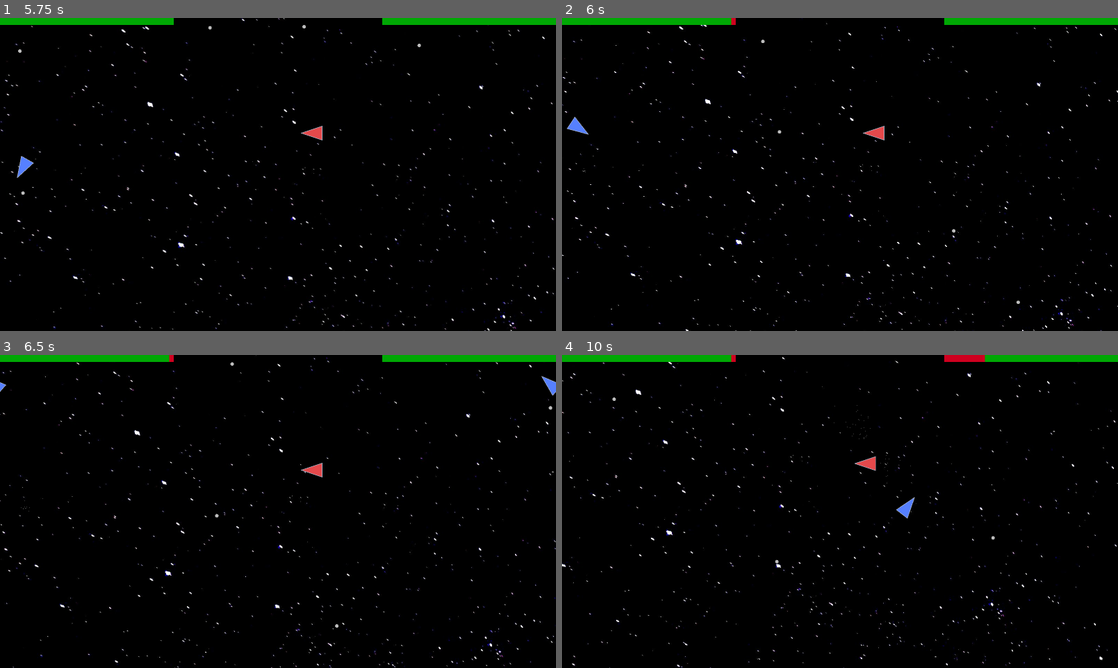
Above: before the commit, frames 1-4 (two rows, left to right).
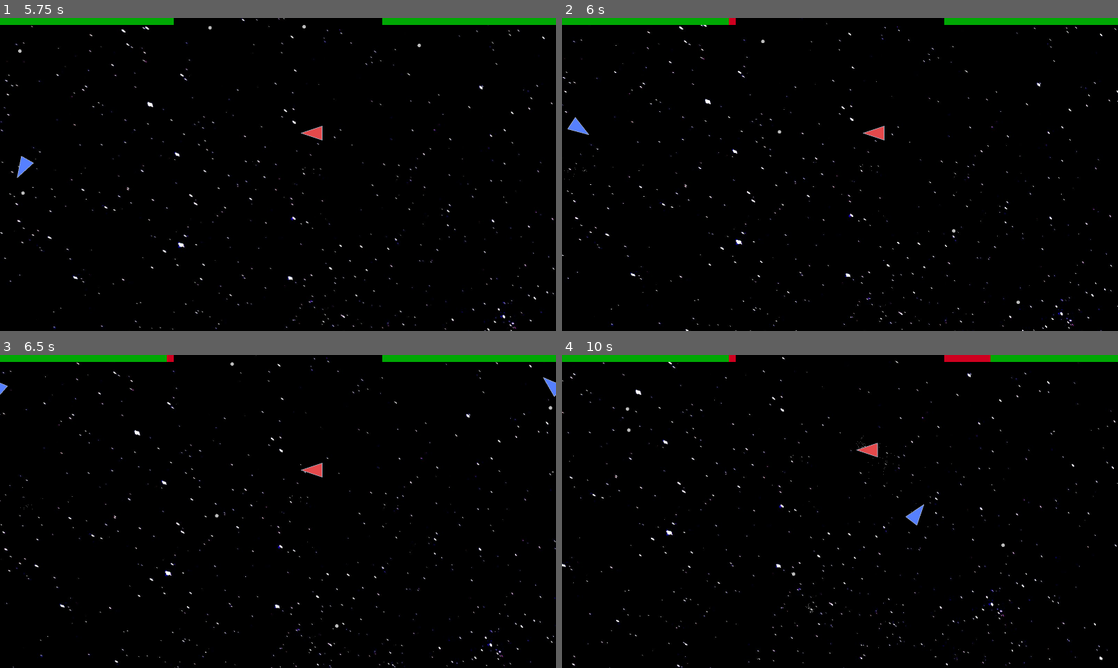
Above: after the commit, the same moments.

Repository: Spontan/AsteroidsBattle
Game: Godot game, scene res://main.tscn
Same seed, same stepped clock (60 frames per second), same inputs: the game is played once before the commit and once after it.
Inputs:
- Up to frame 1 (5.75 s): click "Play" at 0.5 s; hold D 1.28-2.03 s; tap Space at 1.52, 2.27, 3.77, 4.52, 5.27 s; hold A 2.03-2.78 s; hold D 2.78-3.53 s; hold W 3.53-4.28 s; hold A from 4.28 s (still down)
- Up to frame 2 (6 s): keep holding A
- Up to frame 3 (6.5 s): keep holding A
- Up to frame 4 (10 s): release A at 6.53 s; hold D 6.53-7.28 s; tap Space at 6.77, 7.52, 8.27, 9.77 s; hold W 7.28-8.03 s; hold D 8.03-8.78 s; hold A from 8.78 s (still down)

Frame 1 is identical in both runs. In frame 2, less than 0.1% of the frame differs, in the area x 0-31%, y 0-52%; in frame 3, less than 0.1%; in frame 4, 0.5%, in the area x 9-80%, y 0-83%.

Commit message:
Refactored collision logic to use same base class

Diff:
--- a/Bullet.gd
+++ b/Bullet.gd
@@ -1,18 +1,16 @@
-class_name Bullet extends StaticBody2D
+class_name Bullet extends Collidable
 
-var velocity = Vector2.ZERO
 var distanceTraveled = 0
 var delete = false
-const BASE_DAMAGE = 5
-const BASE_SPEED = 600
-const WEIGHT = 0.1
 
 
 # Called when the node enters the scene tree for the first time.
 func _ready():
-	set_collision_layer_value(1, false)
+	pass
 
 func _init(position, velocity):
+	super._init(5, 0.1, 0.5, 0.1, )
+
 	var bulletCollision = CollisionShape2D.new()
 	var collisionShape = CircleShape2D.new()
 	collisionShape.radius = 5.0
@@ -27,7 +25,6 @@
 	position.x += velocity.x*delta
 	position.y += velocity.y*delta
 	distanceTraveled = (velocity.x+velocity.y)*delta
-	set_collision_layer_value(1, true)
 
 	var screenRect = get_viewport_rect().size
 	if  position.x < 0:
@@ -43,23 +40,3 @@
 
 func _draw():
 	draw_circle(Vector2(0.0, 0.0), 5.0, Color.GRAY)
-
-func collide(collisionVector, _collisionImpact, surfaceNormal, collisionPoint):
-	var collisionShallowness = collisionVector.dot(surfaceNormal)
-
-	# check if bullet should be reflected
-	if collisionShallowness/collisionVector.length() > 0.4:
-			queue_free()
-	else:
-		velocity = 0.5*(velocity + collisionShallowness*surfaceNormal)
-
-func doMovement(movementVector):
-	var collisionInfo = move_and_collide(movementVector)
-	if collisionInfo:
-		var collider = collisionInfo.get_collider()
-		var collisionVector = velocity - collider.velocity
-		var surfaceNormal = collisionInfo.get_normal()
-		var collisionPoint = collisionInfo.get_position()
-		collider.collide(collisionVector, WEIGHT, -surfaceNormal, collisionPoint)
-		collide(-collisionVector, collider.WEIGHT, surfaceNormal, collisionPoint)
-		doMovement(0.5*collisionInfo.get_remainder().bounce(surfaceNormal))
--- a/Collidable.gd
+++ b/Collidable.gd
@@ -1,11 +1,85 @@
-class_name Collidable extends Node2D
+class_name Collidable extends StaticBody2D
 
+var health = 100
+var WEIGHT = 1.0
+var ELASTICITY = 0.5
+var DAMAGE_DEALT_BASE = 1
+var DAMAGE_DEALT_MULTIPLIER = 1
+var DAMAGE_TAKEN_BASE = 1
+var DAMAGE_TAKEN_MULTIPLIER = 1
+var velocity = Vector2.ZERO
 
 # Called when the node enters the scene tree for the first time.
 func _ready():
 	pass # Replace with function body.
 
+func _init(health = 100, WEIGHT = 1.0, ELASTICITY = 0.5, DAMAGE_DEALT_BASE = 1, DAMAGE_DEALT_MULTIPLIER = 1,  DAMAGE_TAKEN_BASE = 1,DAMAGE_TAKEN_MULTIPLIER = 1):
+	self.health = health
+	self.WEIGHT = WEIGHT
+	self.ELASTICITY = ELASTICITY
+	self.DAMAGE_DEALT_BASE = DAMAGE_DEALT_BASE
+	self.DAMAGE_DEALT_MULTIPLIER = DAMAGE_DEALT_MULTIPLIER
+	self.DAMAGE_TAKEN_BASE = DAMAGE_TAKEN_BASE
+	self.DAMAGE_TAKEN_MULTIPLIER = DAMAGE_TAKEN_MULTIPLIER
 
 # Called every frame. 'delta' is the elapsed time since the previous frame.
 func _process(delta):
-	pass
+	doMovement(velocity * delta)
+
+func doMovement(movementVector):
+	var collisionInfo = move_and_collide(movementVector)
+	if collisionInfo:
+		var collider = collisionInfo.get_collider()
+		var surfaceNormal = collisionInfo.get_normal()
+
+		var collisionDictSelf = {"collider": collider, "surface": surfaceNormal, "position": collisionInfo.get_position()}
+		collide(collisionDictSelf)
+		var collisionDictOther = {"collider": self, "surface": -surfaceNormal, "position": collisionInfo.get_position()}
+
+		collider.collide(collisionDictOther)
+		doMovement(ELASTICITY*collisionInfo.get_remainder().bounce(-surfaceNormal))
+
+func collide(collisionInfo):
+	var collider = collisionInfo["collider"]
+	var collisionVector = collider.velocity - velocity
+	var surfaceNormal = collisionInfo["surface"]
+	var collisionShallowness = collisionVector.dot(surfaceNormal)
+	var directionChange = collisionShallowness*collider.WEIGHT*surfaceNormal
+	velocity += directionChange*ELASTICITY
+	updateHealth(-getDamageValue(abs(collisionShallowness), collider.DAMAGE_DEALT_MULTIPLIER*DAMAGE_TAKEN_MULTIPLIER, max(0.1,collider.DAMAGE_DEALT_BASE-DAMAGE_TAKEN_BASE)))
+	emitCollisionParticles(collisionVector, surfaceNormal, collisionInfo["position"])
+
+func getDamageValue(collisionShallowness, damageMultiplier, damageBase):
+	return damageMultiplier*collisionShallowness*damageBase
+
+func updateHealth(healthChange):
+	health += healthChange
+	if health <= 0:
+		destroy()
+
+func setHealth(newValue):
+	health = newValue
+
+func destroy():
+	queue_free()
+
+func emitCollisionParticles(collisionVector, surfaceNormal, collisionPoint):
+	print(collisionPoint)
+	var particlesMaterial = ParticleProcessMaterial.new()
+	particlesMaterial.angle_max = 360
+	var bouncedVector = collisionVector.bounce(surfaceNormal)
+	particlesMaterial.direction = Vector3(bouncedVector.x, bouncedVector.y, 0)
+	particlesMaterial.spread = 45
+	var particlesVelocity = (collisionVector - velocity).length()
+	particlesMaterial.initial_velocity_min = particlesVelocity * 0.01
+	particlesMaterial.initial_velocity_max = particlesVelocity * 0.2
+	particlesMaterial.gravity = Vector3.ZERO
+	var particlesEmitter = GPUParticles2D.new()
+	particlesEmitter.set_amount(10)
+	particlesEmitter.set_explosiveness_ratio(1.0)
+	particlesEmitter.set_one_shot(true)
+	particlesEmitter.set_lifetime(2.0)
+	particlesEmitter.set_randomness_ratio(0.5)
+	particlesEmitter.set_process_material(particlesMaterial)
+	particlesEmitter.position = collisionPoint
+	get_parent().add_child(particlesEmitter)
--- a/Player.gd
+++ b/Player.gd
@@ -6,7 +6,6 @@
 const TURN_SPEED = 0.1
 const BASE_BULLET_SPEED = 600.0
 const BASE_DAMAGE = 50.0
-const WEIGHT = 1.0
 var particleRng
 var viewX = 1
 var viewY = 0
@@ -14,6 +13,12 @@
 var exhaust
 
 @export var health = 100
+@export var WEIGHT = 1.0
+@export var ELASTICITY = 0.5
+@export var DAMAGE_DEALT_BASE = 1
+@export var DAMAGE_DEALT_MULTIPLIER = 2
+@export var DAMAGE_TAKEN_BASE = 1
+@export var DAMAGE_TAKEN_MULTIPLIER = 0.25
 @export var KEY_TURN_LEFT = Key.KEY_A
 @export var KEY_TURN_RIGHT = Key.KEY_D
 @export var KEY_ACCELERATE = Key.KEY_W
@@ -114,21 +119,27 @@
 
 	add_sibling(Bullet.new(bulletPosition, bulletVelocity))
 
-func collide(collisionVector, collisionImpact, surfaceNormal, collisionPoint):
-	print(collisionImpact)
+
+func collide(collisionInfo):
+	var collider = collisionInfo["collider"]
+	print(collider)
+	print(collider.DAMAGE_DEALT_BASE)
+	var collisionVector = collider.velocity - velocity
+	var surfaceNormal = collisionInfo["surface"]
 	var collisionShallowness = collisionVector.dot(surfaceNormal)
-	var directionChange = collisionShallowness*collisionImpact*surfaceNormal
-	velocity += directionChange*0.5
-	updateHealth(-getDamageValue(abs(collisionShallowness*collisionImpact)))
-	emitCollisionParticles(collisionVector, surfaceNormal, collisionPoint)
+	var directionChange = collisionShallowness*collider.WEIGHT*surfaceNormal
+	velocity += directionChange*ELASTICITY
+	updateHealth(-getDamageValue(abs(collisionShallowness), collider.DAMAGE_DEALT_MULTIPLIER*DAMAGE_TAKEN_MULTIPLIER, max(0.1,collider.DAMAGE_DEALT_BASE-DAMAGE_TAKEN_BASE)))
+	emitCollisionParticles(collisionVector, surfaceNormal, collisionInfo["position"])
 
-func getDamageValue(collisionImpact):
-	return BASE_DAMAGE*collisionImpact/BASE_BULLET_SPEED
+#TODO: update damage calculation
+func getDamageValue(collisionShallowness, damageMultiplier, damageBase):
+	return damageMultiplier*collisionShallowness*damageBase
 
 func emitCollisionParticles(collisionVector, surfaceNormal, collisionPoint):
 	print(collisionPoint)
 	var particlesMaterial = ParticleProcessMaterial.new()
-	particlesMaterial.angle_max = 360#
+	particlesMaterial.angle_max = 360
 	var bouncedVector = collisionVector.bounce(surfaceNormal)
 	particlesMaterial.direction = Vector3(bouncedVector.x, bouncedVector.y, 0)
 	particlesMaterial.spread = 45
@@ -151,17 +162,23 @@
 	var collisionInfo = move_and_collide(movementVector)
 	if collisionInfo:
 		var collider = collisionInfo.get_collider()
-		var collisionVector = velocity - collider.velocity
 		var surfaceNormal = collisionInfo.get_normal()
-		var collisionPoint = collisionInfo.get_position()
-		collider.collide(collisionVector, WEIGHT, -surfaceNormal, collisionPoint)
-		collide(-collisionVector, collider.WEIGHT, surfaceNormal, collisionPoint)
-		doMovement(0.5*collisionInfo.get_remainder().bounce(surfaceNormal))
+
+		var collisionDictSelf = {"collider": collider, "surface": surfaceNormal, "position": collisionInfo.get_position()}
+		collide(collisionDictSelf)
+		var collisionDictOther = {"collider": self, "surface": -surfaceNormal, "position": collisionInfo.get_position()}
+
+		collider.collide(collisionDictOther)
+		doMovement(ELASTICITY*collisionInfo.get_remainder().bounce(-surfaceNormal))
+
 
 func updateHealth(healthChange):
 	health += healthChange
 	if health <= 0:
-		health_depleted.emit(get_parent())
+		destroy()
 
 func setHealth(newValue):
 	health = newValue
+
+func destroy():
+	health_depleted.emit(get_parent())
